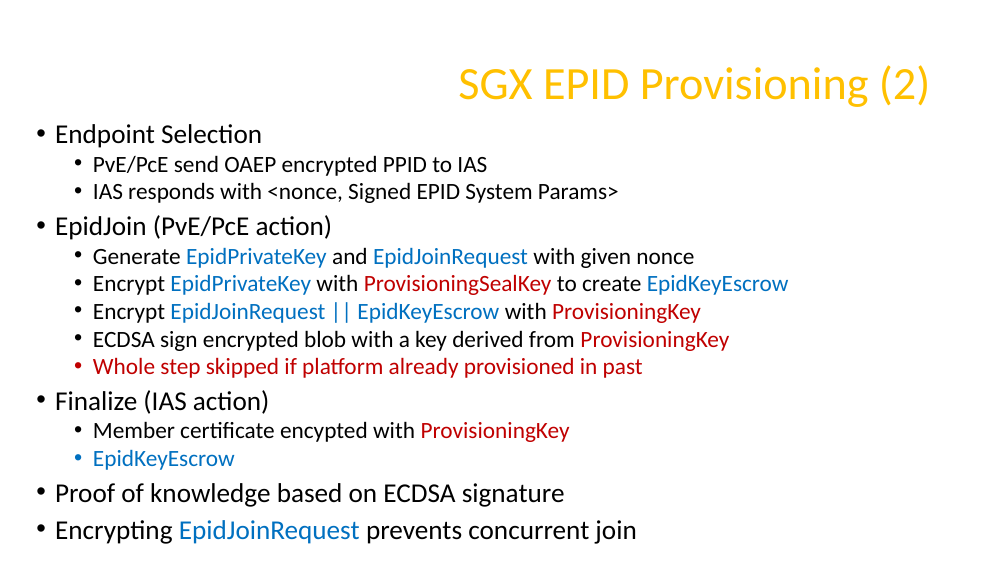
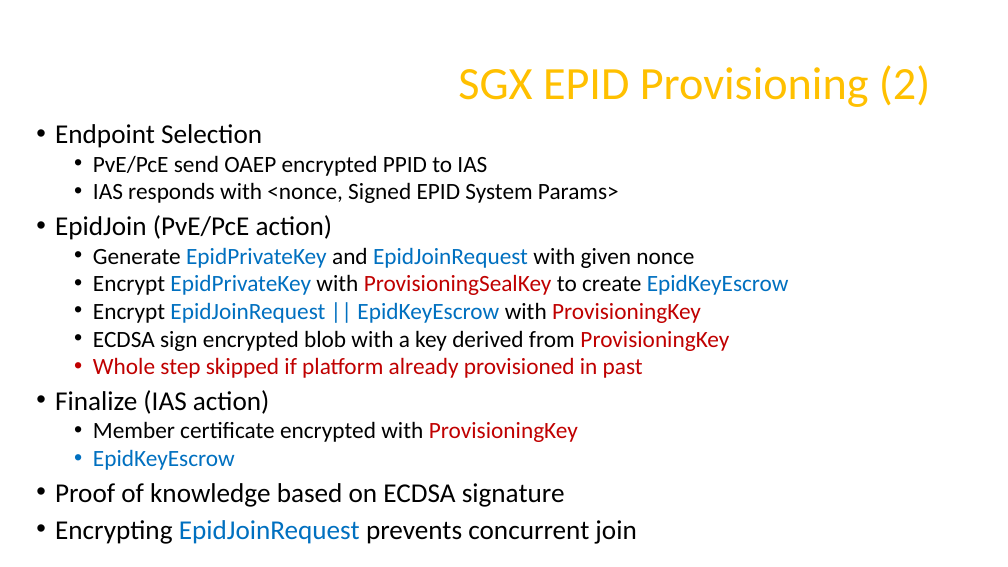
Before and after one commit to axelexic/sgx_remote_attestation_bh_17, a slide deck: slide 15 of presentation/us-17-Swami-SGX-Remote-Attestation-Is-Not-Sufficient.pptx. Drawn at 1008x567 pixels with LibreOffice and Linux fonts; fonts in the diff are those of the drawing; background and template pictures are left out. Boxes give left, top, right and bottom in pixels: in the first picture for what was removed or moved away, otherwise in the second. Text is boxed around its words. In the diff, an @@ line names an element or a change of style, - is before the commit and + after.

```diff
--- a/presentation/us-17-Swami-SGX-Remote-Attestation-Is-Not-Sufficient.pptx
+++ b/presentation/us-17-Swami-SGX-Remote-Attestation-Is-Not-Sufficient.pptx
@@ text at (93,421,578,442): text changed @@
-  • Member certificate encypted with ProvisioningKey
+  • Member certificate encrypted with ProvisioningKey
```
Also in this commit, not shown: 5 other slides changed, 3 slides added, 2 slides removed.
